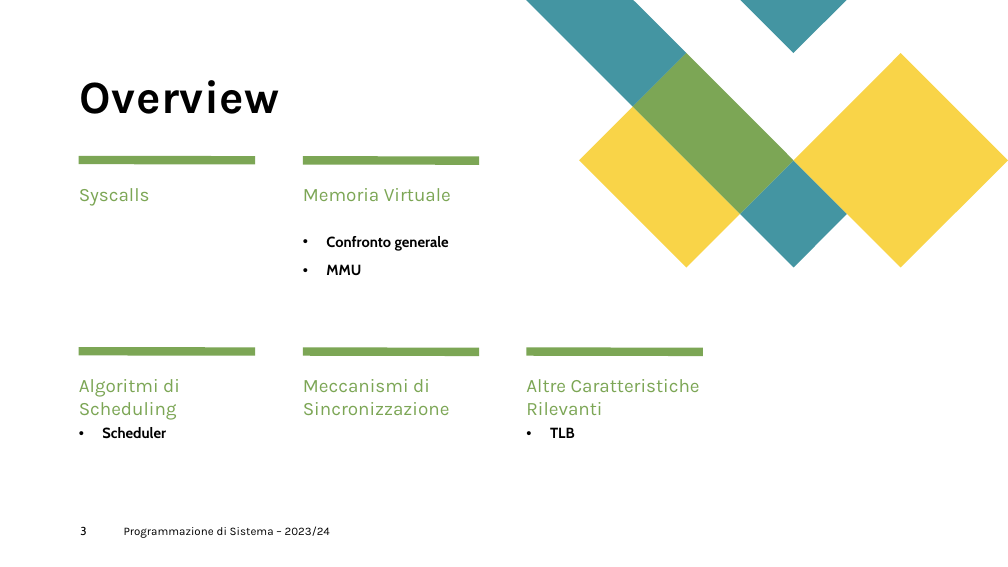
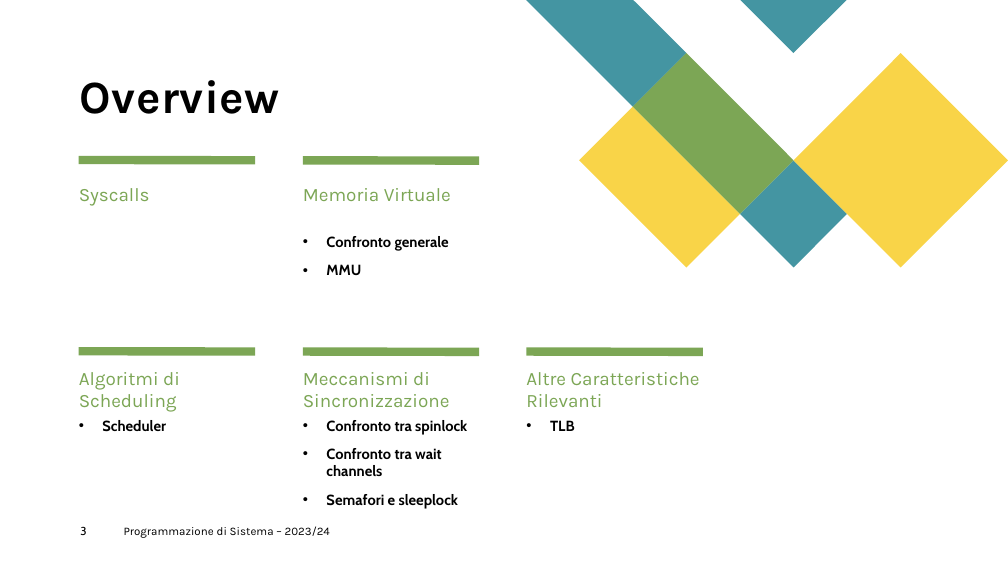
Before and after one commit to Zafonte/OS-project, a slide deck: slide 3 of OS161 Project/PDS.pptx. Drawn at 1008x567 pixels with LibreOffice and Linux fonts; fonts in the diff are those of the drawing. Boxes give left, top, right and bottom in pixels: in the first picture for what was removed or moved away, otherwise in the second. Text is boxed around its words. In the diff, an @@ line names an element or a change of style, - is before the commit and + after.

```diff
--- a/OS161 Project/PDS.pptx
+++ b/OS161 Project/PDS.pptx
@@ 3 texts: place and size @@
-3 texts at [79,379,700,420]
+3 texts at [79,372,700,412]
@@ text "Scheduler": place and size @@
-text "Scheduler" at [102,427,166,439]
+text "Scheduler" at [102,420,166,432]
@@ text "TLB": place and size @@
-text "TLB" at [550,427,575,438]
+text "TLB" at [550,420,575,431]
@@ text added at [326,420,467,509], 14 pt, text #000000, bold @@
+• Confronto tra spinlock
+• Confronto tra wait channels
+• Semafori e sleeplock
```
Also in this commit, not shown: 1 other slide changed, 18 slides added.
